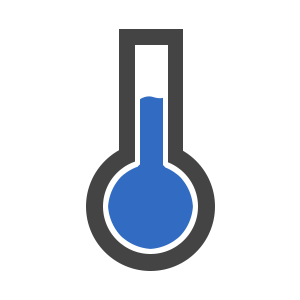
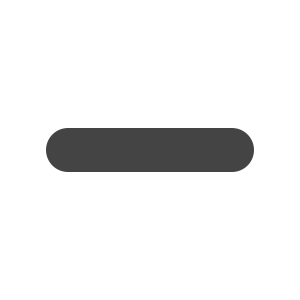
Revision of a layered 300×300 image; what changed, layer by layer:
showed group "ARROWS" (7 layers) over [46, 29, 254, 271]
added layer "Rounded Rectangle 5" in group "ARROWS" over [46, 128, 254, 172]
moved "Layer 20" into group "ALL" over [46, 29, 254, 271]
hid group "THERMOSTAT" (7 layers) over [81, 29, 220, 271]
